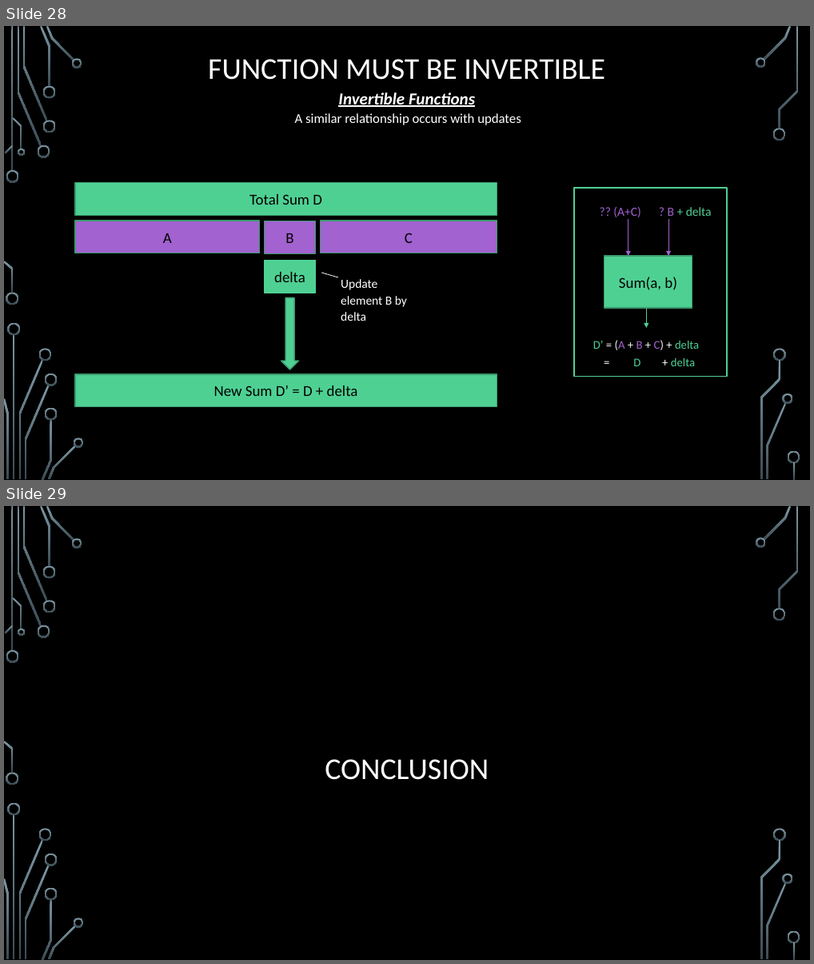
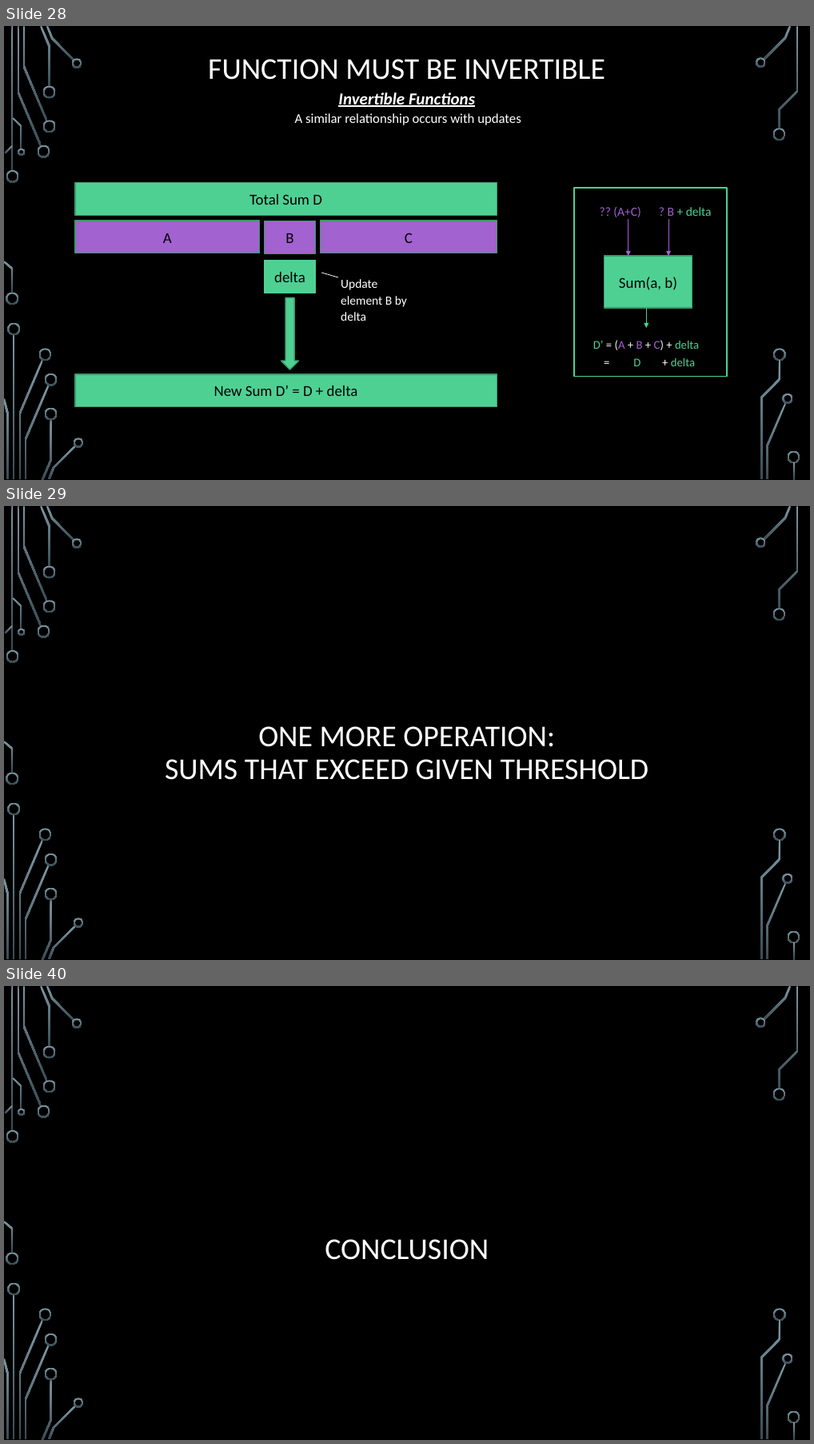
Before and after one commit to janiceeguo/advAlgo, a slide deck: slides/Trees-FenwickTrees.pptx. Shown one above the other, each under a label of ours: slides 28 and 29 before the commit, slides 28, 29 and 40 after it; the slides between them are not shown. The pictures are 814x964 and 814x1444 pixels, drawn with LibreOffice and Linux fonts; fonts in the diff are those of the drawing; background and template pictures are left out. Boxes give left, top, right and bottom in pixels: in the first picture for what was removed or moved away, otherwise in the second. Text is boxed around its words. In the diff, an @@ line names an element or a change of style, - is before the commit and + after.

```diff
--- a/slides/Trees-FenwickTrees.pptx
+++ b/slides/Trees-FenwickTrees.pptx
@@ slide 29 added at box(4, 506, 810, 960), background picture (left out); not listed: 36 template elements that a slide beside it also shows @@
@@ title added at box(165, 726, 650, 780), 36 pt, text #FFFFFF @@
+ONE MORE OPERATION:
+SUMS THAT EXCEED GIVEN THRESHOLD
@@ what was slide 29 is now slide 40 @@
```
Also in this commit, not shown: 10 other slides added.
